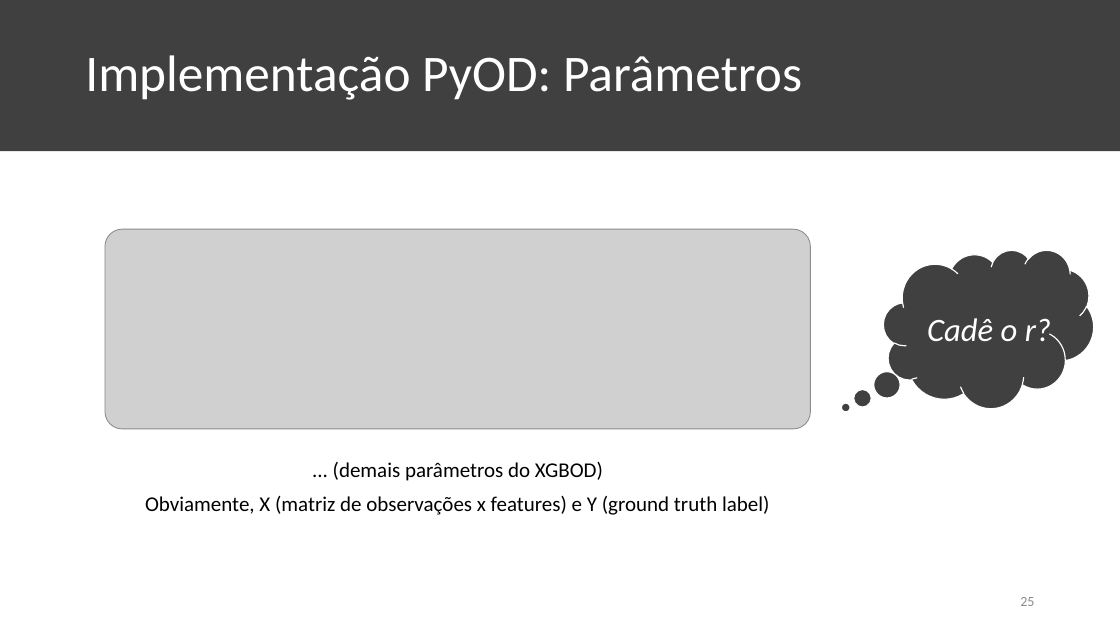
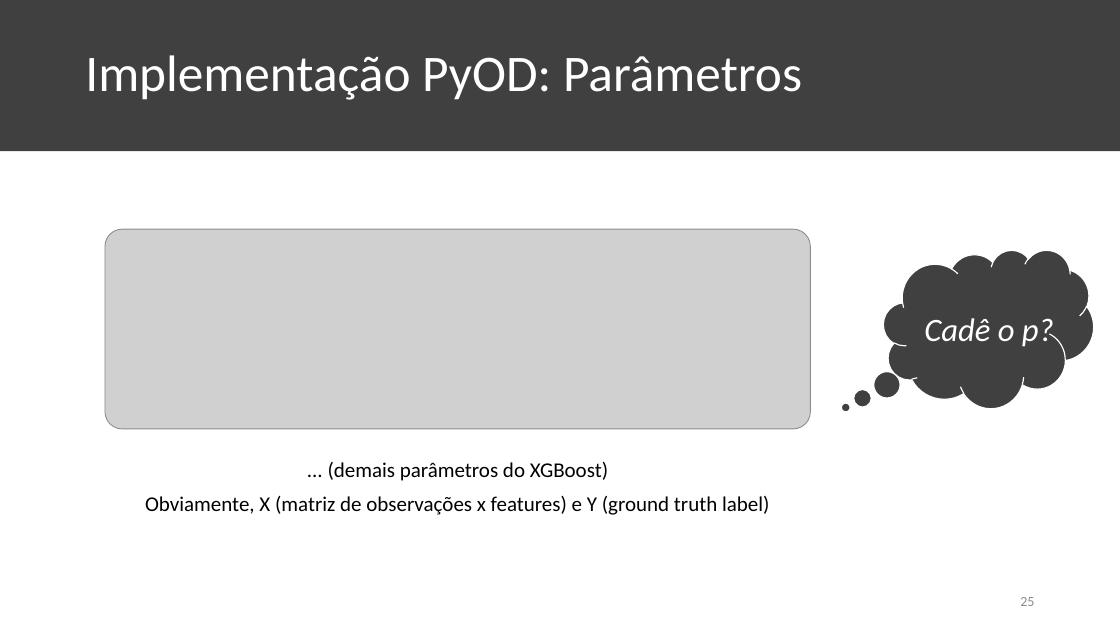
Before and after one commit to KaioAlex/DigitalSecurity, a slide deck: slide 25 of XGBOD-Seminar/XGBOD Seminar.pptx. Drawn at 1120x630 pixels with LibreOffice and Linux fonts; fonts in the diff are those of the drawing; grey boxes stand for pictures. Boxes give left, top, right and bottom in pixels: in the first picture for what was removed or moved away, otherwise in the second. Text is boxed around its words. In the diff, an @@ line names an element or a change of style, - is before the commit and + after.

```diff
--- a/XGBOD-Seminar/XGBOD Seminar.pptx
+++ b/XGBOD-Seminar/XGBOD Seminar.pptx
@@ text at (924, 318, 1054, 347): text changed @@
-Cadê o r?
+Cadê o p?
@@ text at (328, 462, 608, 481): text changed @@
-... (demais parâmetros do XGBOD)
+... (demais parâmetros do XGBoost)
```
Also in this commit, not shown: 8 other slides changed.
